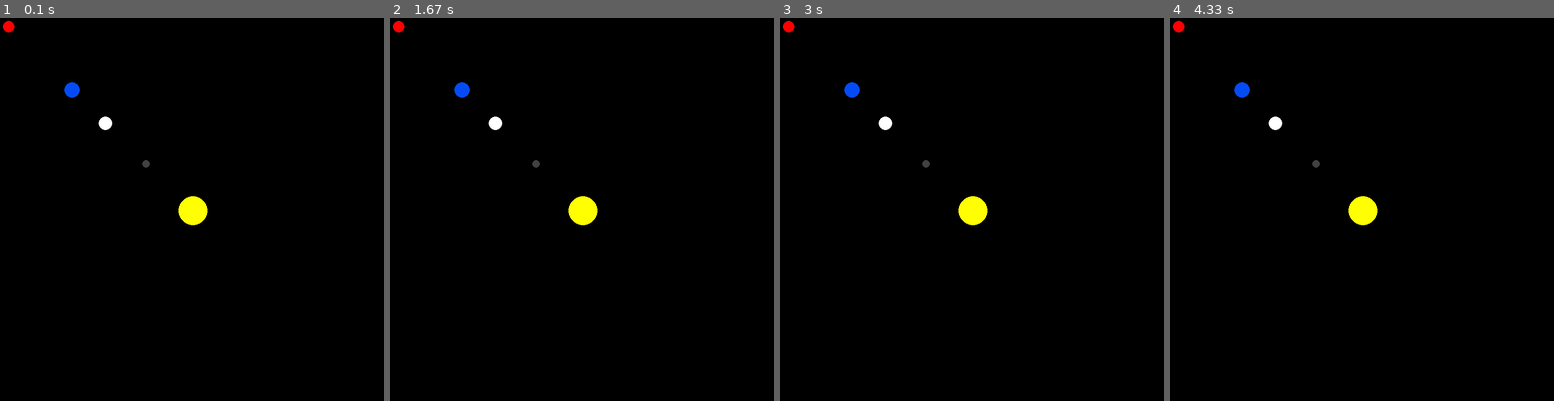
Above: before the commit, frames 1-4 (left to right).
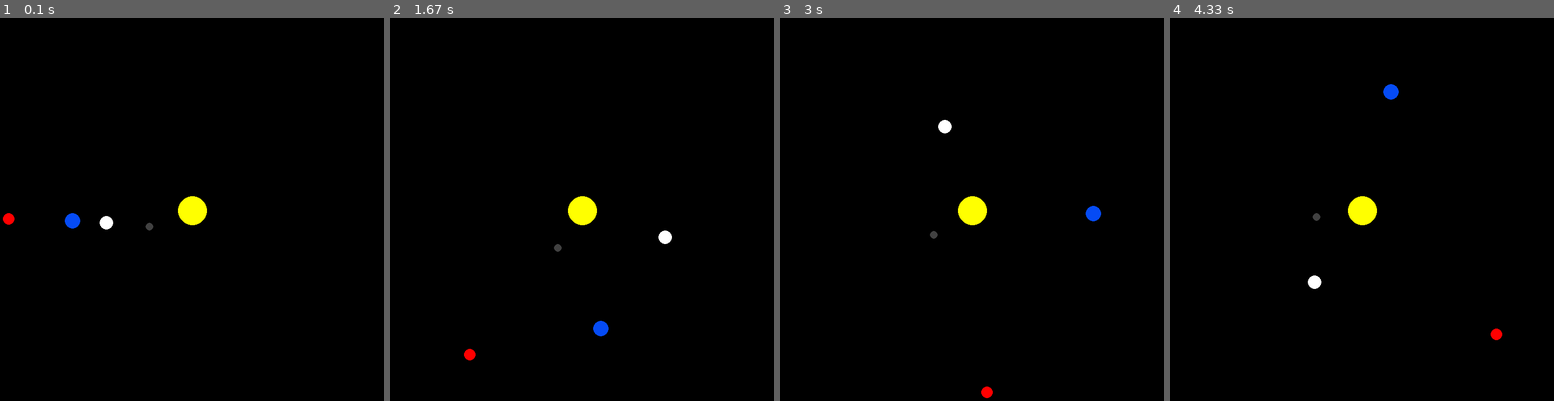
Above: after the commit, the same moments.

Repository: Specter-0/Pygame-utilities
Game: pygame game, started from pygameTests.py
The game is run twice, just before and just after one commit, with the same random seed, the same clock (stepped at 60 frames per second) and the same inputs.
Inputs:
- Up to frame 1 (0.1 s): no input
- Up to frame 2 (1.67 s): no input
- Up to frame 3 (3 s): no input
- Up to frame 4 (4.33 s): no input

The runs differ from the first frame. In frame 1, 0.7% of the frame differs, in the area x 0-55%, y 0-56%; in frame 2, 0.7%; in frame 3, 0.7%; in frame 4, 0.7%.

Commit message:
made some small changes

Diff:
--- a/pygameTests.py
+++ b/pygameTests.py
@@ -1,5 +1,6 @@
 import pygame as pg
 import pgu
+import math
 pg.init()
 pgu.init()
 
@@ -31,22 +32,60 @@
 
     def draw(self, win):
         x = self.x * self.SCALE + width / 2
-        y = self.x * self.SCALE + height / 2
+        y = self.y * self.SCALE + height / 2
         pg.draw.circle(win, self.color, (x, y), self.radius)
+
+    def attraction(self, other):
+        other_x, other_y = other.x, other.y
+        distance_x = other_x - self.x
+        distance_y = other_y - self.y
+        distance = math.sqrt(distance_x ** 2 + distance_y ** 2)
+
+        if other.sun:
+            self.distance_to_sun = distance
+
+        force = self.G * self.mass * other.mass /distance**2
+        v = math.atan2(distance_y, distance_x)
+        force_x = math.cos(v) * force
+        force_y = math.sin(v) * force
+        return force_x, force_y
+
+    def update_pos(self, planets):
+        total_fx = total_fy = 0
+
+        for planet in planets:
+            if self == planet:
+                continue
+            fx, fy = self.attraction(planet)
+            total_fx += fx
+            total_fy += fy
+
+        self.x_vel += total_fx / self.mass * self.TIMESTEP
+        self.y_vel += total_fy / self.mass * self.TIMESTEP
+
+        self.x += self.x_vel * self.TIMESTEP
+        self.y += self.y_vel * self.TIMESTEP
+        self.orbit.append((self.x, self.y))
+
+
 
 def main(running):
     clock = pg.time.Clock()
 
-    sun = Planet(0, 0, 30, pgu.YELLOW, 1.98892 * 10**30, )
+    sun = Planet(0, 0, 30, pgu.YELLOW, 1.98892 * 10**30)
     sun.sun = True
 
     earth = Planet(-1 * Planet.AU, 0, 16, pgu.BLUE, 5.9742 * 10*24)
+    earth.y_vel = 29.783 * 1000
 
     mars = Planet(-1.524 * Planet.AU, 0, 12, pgu.RED, 6.39 * 10**23)
+    mars.y_vel = 24.077 * 1000
 
     mercury = Planet(-0.387 * Planet.AU, 0, 8, pgu.GRAY, 0.330 * 10**24)
+    mercury.y_vel = 47.4 * 1000
 
     venus = Planet(-0.723 * Planet.AU, 0, 14, pgu.WHITE, 4.8685 * 10**24)
+    venus.y_vel = 35.02 * 1000
 
     planets = [sun, earth, mars, mercury, venus]
 
@@ -59,6 +98,7 @@
         win.fill((pgu.BLACK))
 
         for planet in planets:
+            planet.update_pos(planets)
             planet.draw(win)
 
         pg.display.flip()
